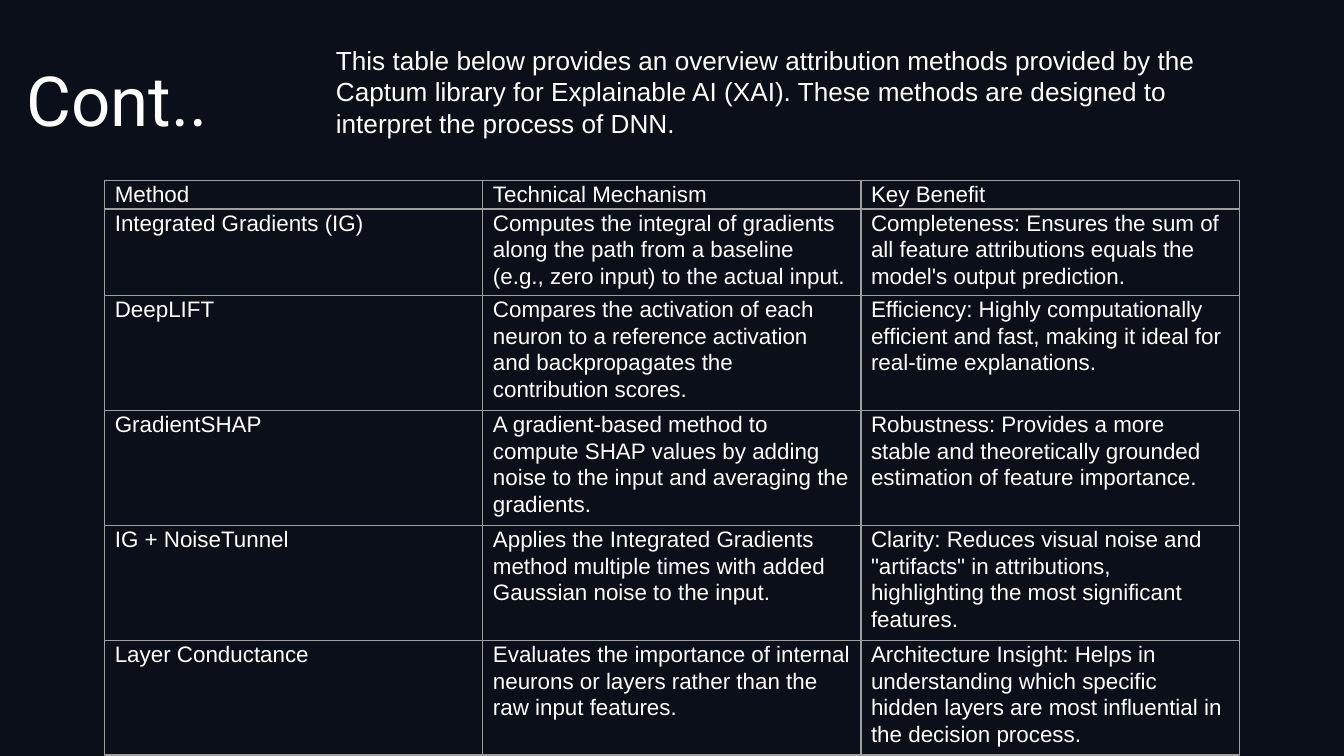
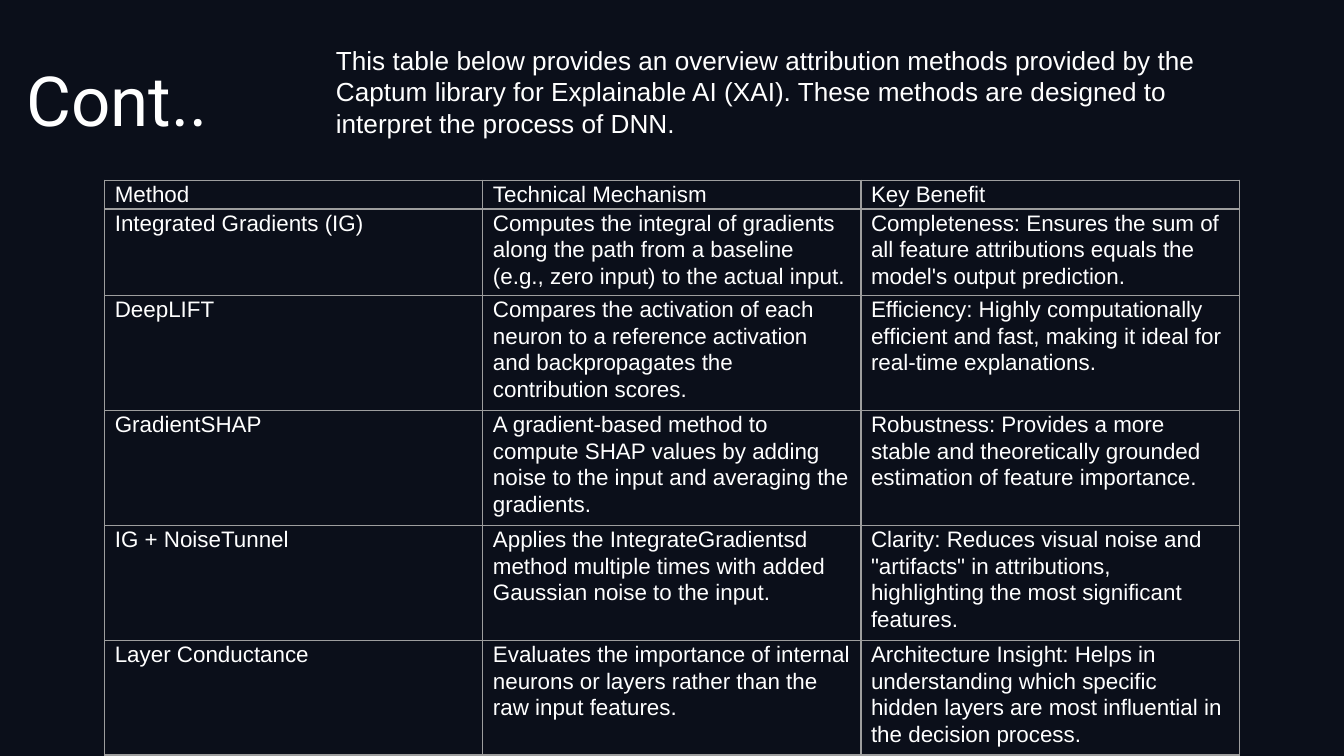
Before and after one commit to Anfal2004/XAI_M2, a slide deck: slide 10 of ST4CS_PPT.pptx (slide 11 before the commit). Drawn at 1344x756 pixels with LibreOffice and Linux fonts; fonts in the diff are those of the drawing; background and template pictures are left out. Boxes give left, top, right and bottom in pixels: in the first picture for what was removed or moved away, otherwise in the second. Text is boxed around its words. In the diff, an @@ line names an element or a change of style, - is before the commit and + after.

```diff
--- a/ST4CS_PPT.pptx
+++ b/ST4CS_PPT.pptx
@@ table at [105, 180, 1238, 751] @@
-row 5, column 2: Applies the Integrated Gradients method multiple times with added Gaussian noise to the input.
+row 5, column 2: Applies the IntegrateGradientsd method multiple times with added Gaussian noise to the input.
```
Also in this commit, not shown: 6 other slides changed, 1 slide removed.
